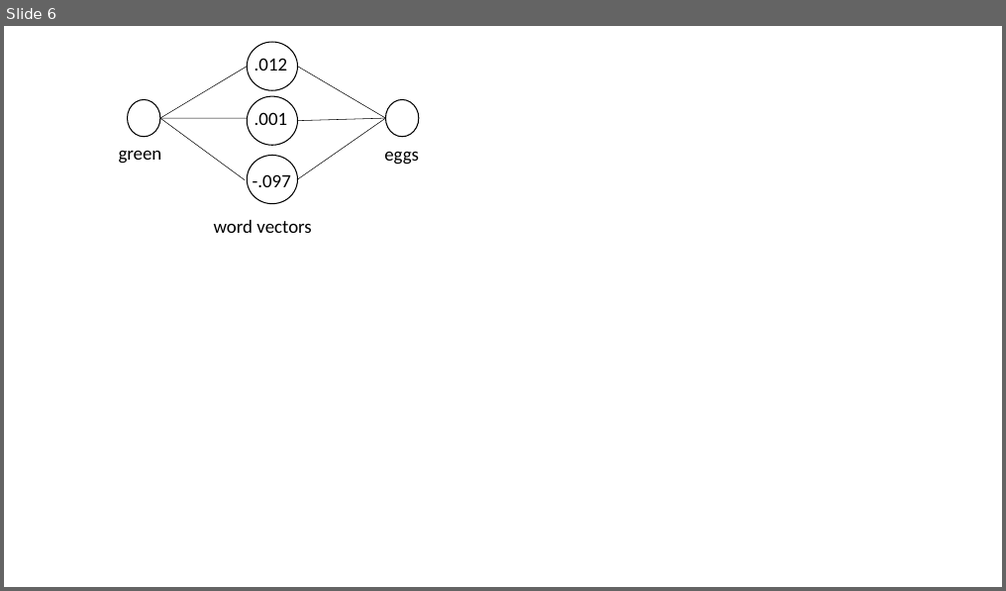
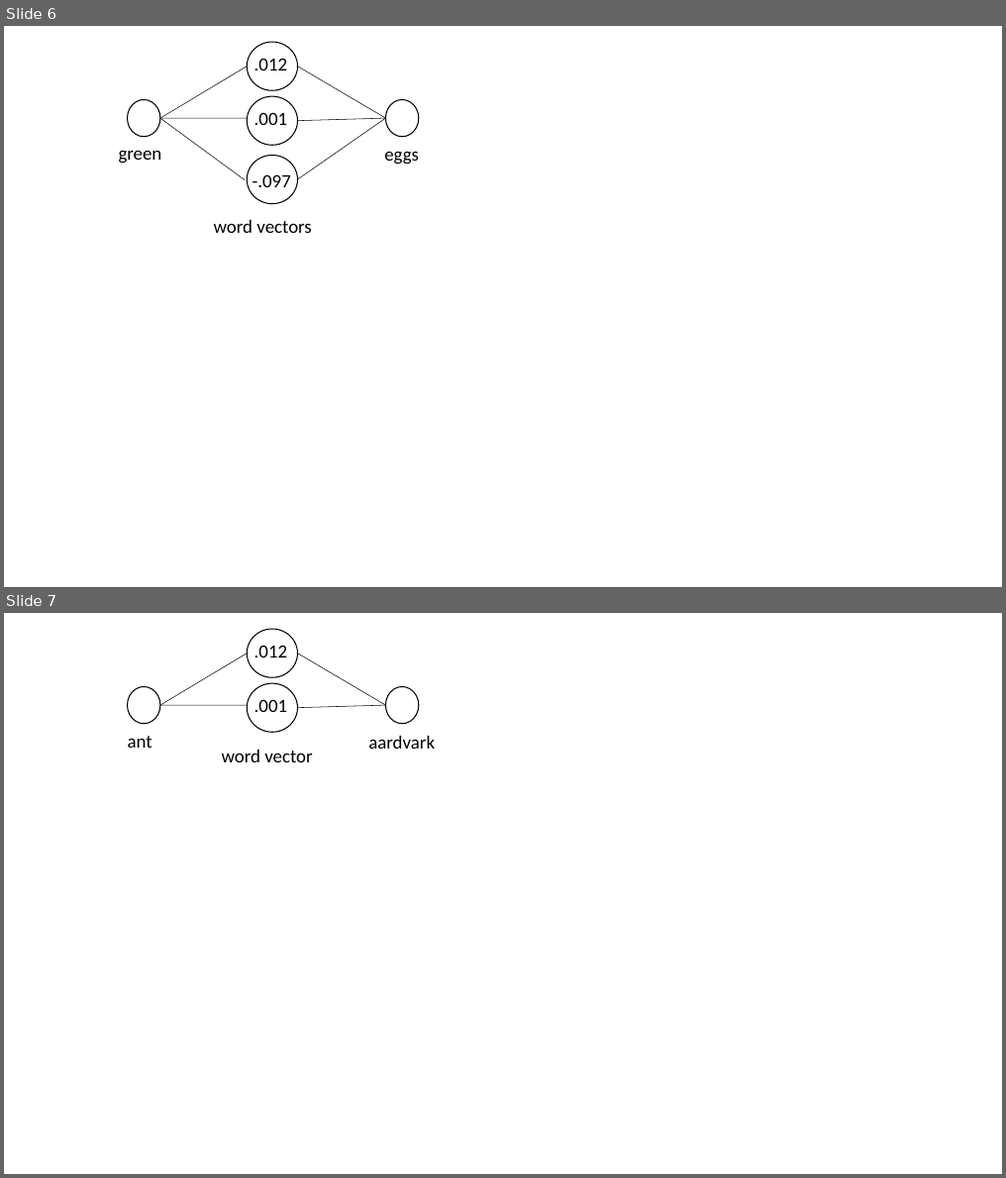
Before and after one commit to tulane-cmps6730/main, a slide deck: lec/language_models/figs/nn.pptx. Shown one above the other, each under a label of ours: slide 6 before the commit, slides 6 and 7 after it. The pictures are 1006x591 and 1006x1178 pixels, drawn with LibreOffice and Linux fonts; fonts in the diff are those of the drawing. Boxes give left, top, right and bottom in pixels: in the first picture for what was removed or moved away, otherwise in the second. Text is boxed around its words. In the diff, an @@ line names an element or a change of style, - is before the commit and + after.

```diff
--- a/lec/language_models/figs/nn.pptx
+++ b/lec/language_models/figs/nn.pptx
@@ slide 7 added at (4,613,1002,1174), background #FFFFFF @@
@@ ellipse added at (247,629,297,677), outline #000000 1 pt @@
@@ line added from (160, 705) to (247, 654), #000000 0.5 pt @@
@@ text added at (254,645,287,658), 18 pt, text #000000 @@
+.012
@@ line added from (297, 654) to (386, 705), #000000 0.5 pt @@
@@ ellipse added at (128,686,160,723), outline #000000 1 pt @@
@@ ellipse added at (247,683,297,732), outline #000000 1 pt @@
@@ text added at (254,699,287,712), 18 pt, text #000000 @@
+.001
@@ ellipse added at (386,686,419,723), outline #000000 1 pt @@
@@ line added from (160, 705) to (247, 705), #000000 0.5 pt @@
@@ line added from (297, 708) to (386, 705), #000000 0.5 pt @@
@@ text added at (128,736,152,748), 18 pt, text #000000 @@
+ant
@@ text added at (222,750,312,762), 18 pt, text #000000 @@
+word vector
@@ text added at (368,736,435,749), 18 pt, text #000000 @@
+aardvark
```
Also in this commit, not shown: 4 other slides added, 8 other files.
